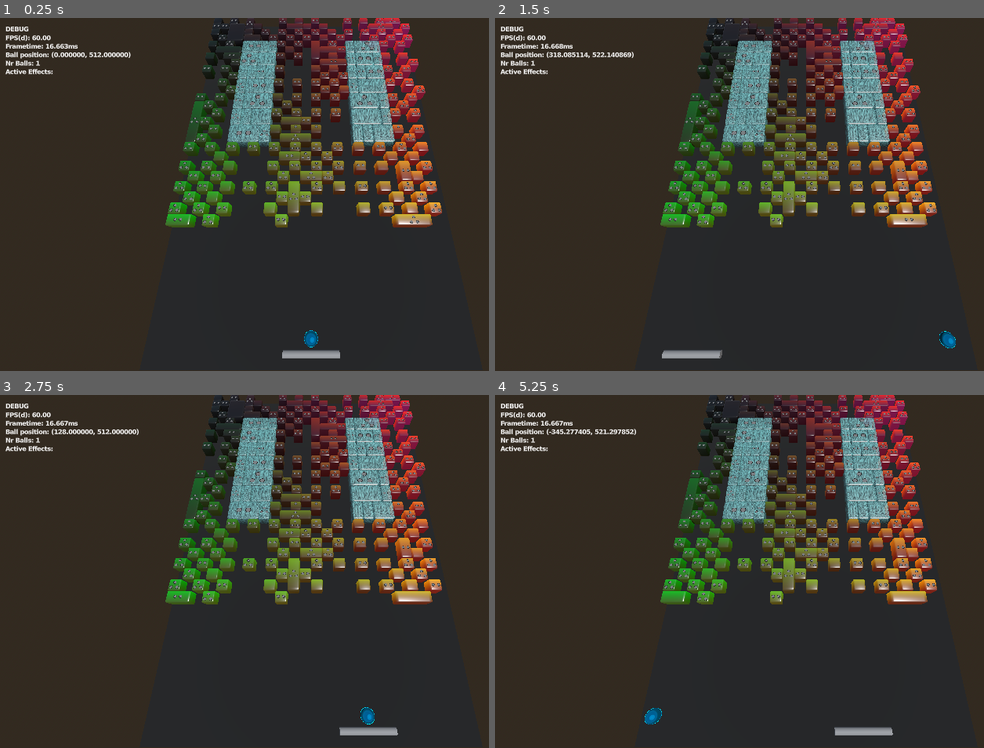
Above: before the commit, frames 1-4 (two rows, left to right).
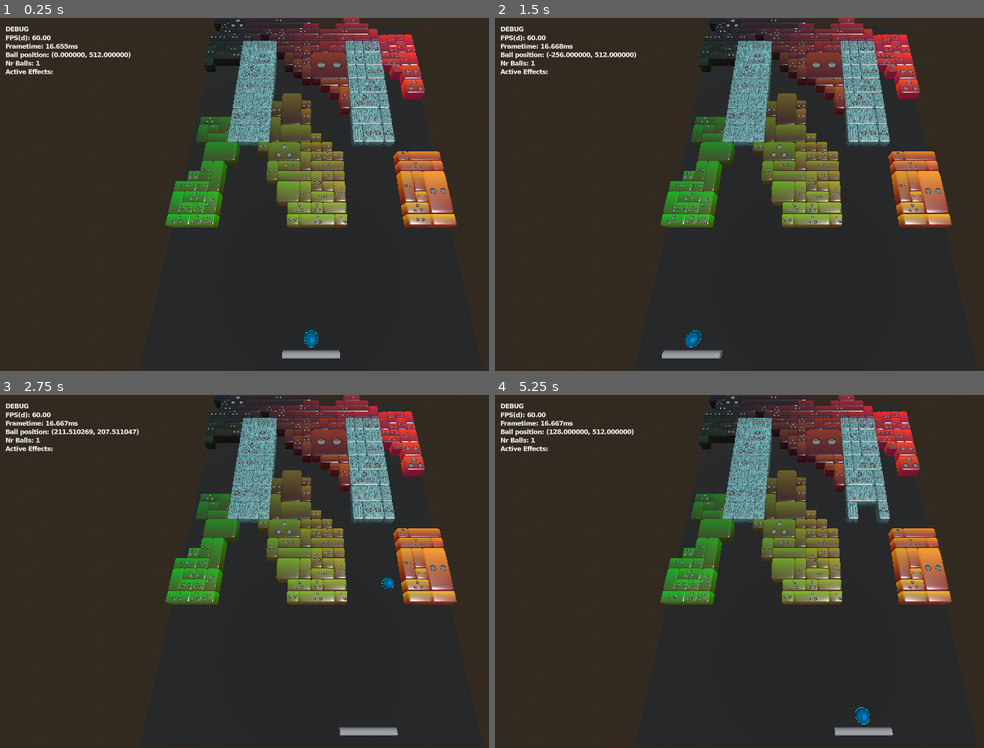
Above: after the commit, the same moments.

Repository: Tom3s/brick-breaker-reborn
Game: Godot game, scene res://test_files/3d_base_scene.tscn
Two runs of this game, one before a commit and one after it. Both use one fixed random seed, a clock stepped at 60 frames per second and the inputs below. The project has no main scene, so this scene is started directly.
Inputs (mouse positions are in pixels of both pictures, inside the frame that each line leads up to):
- Up to frame 1 (0.25 s): no input
- Up to frame 2 (1.5 s): tap Enter at 0.5 s; move the mouse to (944, 176) at 0.52 s; click (944, 176) at 0.6 s; move the mouse to (680, 212) at 1.27 s; click (680, 212) at 1.35 s
- Up to frame 3 (2.75 s): move the mouse to (371, 493) at 2.02 s; click (371, 493) at 2.1 s
- Up to frame 4 (5.25 s): move the mouse to (773, 642) at 2.77 s; click (773, 642) at 2.85 s; move the mouse to (outside the picture) at 3.52 s; click (outside the picture) at 3.6 s; tap Space at 4.25 s; move the mouse to (617, 518) at 4.27 s; click (617, 518) at 4.35 s; move the mouse to (837, 571) at 5.02 s; click (837, 571) at 5.1 s

The runs differ from the first frame. In frame 1, 16% of the frame differs, in the area x 12-94%, y 0-60%; in frame 2, 16%, in the area x 11-95%, y 0-94%; in frame 3, 16%; in frame 4, 16%.

Commit message:
Working gun powerup

Diff:
--- a/MouseInputHandler.gd
+++ b/MouseInputHandler.gd
@@ -10,6 +10,7 @@
 
 func _process(delta: float) -> void:
 	# TODO: handle mouse hiding properly
+	action_just_pressed = false
 	if Input.is_action_just_pressed("ui_cancel"):
 		if Input.mouse_mode == Input.MOUSE_MODE_VISIBLE:
 			Input.mouse_mode = Input.MOUSE_MODE_CAPTURED
--- a/game_logic/BreakableBlock.gd
+++ b/game_logic/BreakableBlock.gd
@@ -91,6 +91,11 @@
 
 	asset_ref.set_hp(health)
 
+func hit_block_dmg(damage: int) -> void:
+	health -= damage
+
+	asset_ref.set_hp(health)
+
 func is_broken() -> bool:
 	return health <= 0
 
--- a/game_logic/Paddle.gd
+++ b/game_logic/Paddle.gd
@@ -34,3 +34,9 @@
 		position.x = - limits
 
 	position.y = (BreakableGrid.GRID_SIZE.y / 2 - 1) * BreakableGrid.CELL_SIZE
+
+func get_left_side() -> Vector2:
+	return position - Vector2(size / 2, 0)
+
+func get_right_side() -> Vector2:
+	return position + Vector2(size / 2, 0)
--- a/game_logic/Powerup.gd
+++ b/game_logic/Powerup.gd
@@ -10,6 +10,14 @@
 	LASER,
 	GUN,
 }
+
+static var weights: PackedInt32Array = [
+	0,
+	2,
+	2,
+	1,
+	2,
+]
 
 var ball_multiply_value: int = 3
 
@@ -118,3 +126,24 @@
 			laser_shot = true
 		else:
 			laser_shot = false
+
+static func get_weighted_powerup(n: float) -> Type:
+	var total_weight: int
+	for w in weights:
+		total_weight += w
+
+	var partial_weight: float = n * total_weight
+	var current_weight: int = 0
+
+	for i in weights.size():
+		current_weight += weights[i]
+		if current_weight > partial_weight:
+			LoggerMogyi.log(null, "Selected %s with (%d/%d) for %.3f" % [
+				Type.keys()[i].capitalize(),
+				partial_weight,
+				total_weight,
+				n
+			])
+			return i as Type
+
+	return Type.NONE
--- /dev/null
+++ b/game_logic/Projectile.gd
@@ -0,0 +1,25 @@
+extends Node
+class_name Projectile
+
+enum Type {
+	NONE,
+	GUN_BULLET,
+}
+
+static var GUN_BULLET_VELOCITY: Vector2 = Vector2.UP * BreakableGrid.GRID_SIZE.y * BreakableGrid.CELL_SIZE * 2
+
+var type: Type = Type.NONE
+
+var position: Vector2
+var velocity: Vector2
+
+var asset_ref: Node3D
+
+func move(delta: float) -> void:
+	position += velocity * delta
+
+func init_type(init_type: Type) -> void:
+	type = init_type
+
+	if type == Type.GUN_BULLET:
+		velocity = GUN_BULLET_VELOCITY
--- a/global/Global.gd
+++ b/global/Global.gd
@@ -24,6 +24,8 @@
 
 	var powerups: Array[Powerup]
 	var active_powerups: Array[Powerup]
+
+	var projectiles: Array[Projectile]
 
 	func _init() -> void:
 		block_bitmap.resize(BreakableGrid.GRID_SIZE.x * BreakableGrid.GRID_SIZE.y)
@@ -66,11 +68,13 @@
 	var FLAG_FIREBALL_ACTIVE: bool = false
 	var LASER_ACTIVE: bool = false
 	var LASER_COOLDOWN: float = 0.0
+	var GUN_ACTIVE: bool = false
 
 	func set_flags() -> void:
 		FLAG_FIREBALL_ACTIVE = false
 		LASER_ACTIVE = false
 		LASER_COOLDOWN = -1.0
+		GUN_ACTIVE = false
 
 		for powerup: Powerup in active_powerups:
 			if powerup.type == Powerup.Type.FIRE_BALL:
@@ -78,6 +82,8 @@
 			elif powerup.type == Powerup.Type.LASER:
 				LASER_ACTIVE = true
 				LASER_COOLDOWN = max(powerup.time_left, LASER_COOLDOWN)
+			elif powerup.type == Powerup.Type.GUN:
+				GUN_ACTIVE = true
 
 		if FLAG_FIREBALL_ACTIVE != FLAG_FIREBALL_WAS_ACTIVE:
 			if FLAG_FIREBALL_ACTIVE:
@@ -105,3 +111,6 @@
 	# this function only exists, so that later Skills can influence this value
 	static func get_laser_damage() -> int:
 		return 3
+
+	static func get_gun_damage() -> int:
+		return 100
--- a/global/LoggerMogyi.gd
+++ b/global/LoggerMogyi.gd
@@ -36,7 +36,12 @@
 	var severity_str: String = Severity.keys()[severity].capitalize()
 
 	# add script name
-	var caller_script_str: String = caller.get_script().resource_path.get_file()
+	var caller_script_str: String
+	if caller != null:
+		caller_script_str = caller.get_script().resource_path.get_file()
+	else:
+		# TODO: resolve static func calls
+		caller_script_str = "static call"
 
 	var final_message: String = "[%s][%s][%s] %s" % [
 		timestamp_str,
--- a/map_generator/MapGenerator.gd
+++ b/map_generator/MapGenerator.gd
@@ -287,19 +287,11 @@
 			block.pos_on_grid = Vector2(x, y)
 			block.health = int(rng.get_float() * 3) + 1
 			block.prepare_collision()
-			if rng.get_float() < .10:
+			if rng.get_float() < .05:
 				block.has_powerup = true
 				block.powerup = Powerup.new()
 
-				block.powerup.type = Powerup.Type.GUN
-
-				# if rng.get_float() < .25:
-				# 	block.powerup.type = Powerup.Type.BALL_MULTIPLY
-				# 	block.powerup.ball_multiply_value = int(rng.get_float() * 3) + 2
-				# elif rng.get_float() < .5:
-				# 	block.powerup.type = Powerup.Type.LASER
-				# else:
-				# 	block.powerup.type = Powerup.Type.FIRE_BALL
+				block.powerup.type = Powerup.get_weighted_powerup(rng.get_float())
 
 			result.push_back(block)
 
--- a/test_files/3d_base_scene.gd
+++ b/test_files/3d_base_scene.gd
@@ -4,6 +4,7 @@
 @onready var ball_mesh_scene: PackedScene = preload("res://visuals/BallMesh.tscn")
 @onready var block_mesh_scene: PackedScene = preload("res://visuals/BlockMesh.tscn")
 @onready var powerup_asset_scene: PackedScene = preload("res://visuals/PowerupAsset.tscn")
+@onready var gun_bullet_asset_scene: PackedScene = preload("res://visuals/GunBullet.tscn")
 
 @onready var sfx_player: SFXPlayer = %SFXPlayer
 # @onready var ball_mesh: MeshInstance3D = %BallMesh
@@ -12,6 +13,7 @@
 @onready var paddle_mesh: MeshInstance3D = %PaddleMesh
 @onready var laser_asset: LaserAsset = %LaserAsset
 @onready var block_parent: Node3D = %Blocks
+@onready var projectile_parent: Node3D = %Projectiles
 @onready var mouse_input_handler: MouseInputHandler = %MouseInputHandler
 
 @onready var debug_parent: Node3D = %Debug
@@ -75,8 +77,8 @@
 	#region
 	map_generator.add_uv_to_color()
 	map_generator.add_perlin_noise()
-	# # map_generator.treshold_grayscale(0.5)
-	map_generator.dither_grayscale()
+	map_generator.treshold_grayscale(0.5)
+	# map_generator.dither_grayscale()
 	# map_generator.slice_y(0, 24)
 	# # map_generator.slice_x(0, 10)
 	# # generate_map_from_array(map_generator.convert_with_horizontal_merge(3))
@@ -216,7 +218,7 @@
 
 				if block.is_broken():
 					break
-
+			# TODO: use damage_block_and_clear()
 			if block != null && block.is_broken():
 				if block.has_powerup:
 					block.has_powerup = false
@@ -295,28 +297,55 @@
 				var x: int = floorf((context.paddle.position.x + (grid_unit_size.x / 2)) / BreakableGrid.CELL_SIZE)
 				var block: BreakableBlock = context.get_block_at(x, y)
 
-				if block == null:
-					continue
-
-				block.hit_block_laser(context)
-
-				if block != null && block.is_broken():
-					if block.has_powerup:
-						block.has_powerup = false
-						spawn_powerup(block)
-
-					context.broken_block_count += 1
-
-					block.asset_ref.queue_free()
-					context.remove_block(block)
+				damage_block_and_clear(block, context.get_laser_damage())
 
 			sfx_player.play_laser_shot()
-
 
 	for powerup: Powerup in disable_effect_queue:
 		context.active_powerups.erase(powerup)
 
-	# update powerups
+	if context.GUN_ACTIVE && mouse_input_handler.action_just_pressed:
+		LoggerMogyi.log(self, "Shooting with active GUN powerup")
+		spawn_gun_projectiles()
+
+	# update projectiles
+	#
+	# oooooooooo oooooooooo    ooooooo  ooooo ooooooooooo  oooooooo8 ooooooooooo ooooo ooooo       ooooooooooo  oooooooo8
+	#  888    888 888    888 o888   888o 888   888    88 o888     88 88  888  88  888   888         888    88  888
+	#  888oooo88  888oooo88  888     888 888   888ooo8   888             888      888   888         888ooo8     888oooooo
+	#  888        888  88o   888o   o888 888   888    oo 888o     oo     888      888   888      o  888    oo          888
+	# o888o      o888o  88o8   88ooo88   888  o888ooo8888 888oooo88     o888o    o888o o888ooooo88 o888ooo8888 o88oooo888
+	#                                 8o888
+
+	var proj_marked_for_remove: Array[Projectile] = []
+	for projectile: Projectile in context.projectiles:
+		projectile.move(safe_delta)
+
+		if projectile.type == Projectile.Type.GUN_BULLET:
+			# TODO: could make a function that turns {game world space} -> {grid index}
+			var idx2: Vector2 = ((projectile.position + (grid_unit_size / 2)) / BreakableGrid.CELL_SIZE).floor()
+			var block: BreakableBlock = context.get_block_at(idx2.x, idx2.y)
+
+			if damage_block_and_clear(block, context.get_gun_damage()):
+				proj_marked_for_remove.push_back(projectile)
+
+	for projectile: Projectile in proj_marked_for_remove:
+		projectile.asset_ref.queue_free()
+		context.projectiles.erase(projectile)
+
+
+
+	# https://patorjk.com/software/taag/#p=display&f=O8
+	#
+	# ooooo  oooo ooooo  oooooooo8 ooooo  oooo    o      ooooo        oooooooo8
+	#  888    88   888  888         888    88    888      888        888
+	#   888  88    888   888oooooo  888    88   8  88     888         888oooooo
+	#    88888     888          888 888    88  8oooo88    888      o         888
+	#     888     o888o o88oooo888   888oo88 o88o  o888o o888ooooo88 o88oooo888
+
+
+
+	# update powerup pickups
 	for powerup: Powerup in context.powerups:
 		powerup.move(safe_delta)
 		powerup.asset.position.x = powerup.position.x
@@ -357,6 +386,10 @@
 		else:
 			ball.asset_ref.set_flame(false)
 
+	for projectile: Projectile in context.projectiles:
+		projectile.asset_ref.global_position.x = projectile.position.x
+		projectile.asset_ref.global_position.z = projectile.position.y
+		projectile.asset_ref.global_position.y = BreakableGrid.CELL_SIZE / 2.0
 
 	paddle_mesh.global_position.x = context.paddle.position.x
 	paddle_mesh.global_position.z = context.paddle.position.y
@@ -528,3 +561,40 @@
 	powerup.asset = asset
 
 	context.powerups.push_back(powerup)
+
+func spawn_gun_projectiles() -> void:
+	var p: Projectile = Projectile.new()
+	p.init_type(Projectile.Type.GUN_BULLET)
+	p.position = context.paddle.get_left_side()
+	var asset: Node3D = gun_bullet_asset_scene.instantiate()
+	projectile_parent.add_child(asset)
+	p.asset_ref = asset
+	context.projectiles.push_back(p)
+
+	p = Projectile.new()
+	p.init_type(Projectile.Type.GUN_BULLET)
+	p.position = context.paddle.get_right_side()
+	asset = gun_bullet_asset_scene.instantiate()
+	projectile_parent.add_child(asset)
+	p.asset_ref = asset
+	context.projectiles.push_back(p)
+
+func damage_block_and_clear(block: BreakableBlock, damage: int) -> bool:
+	if block == null:
+		return false
+
+	block.hit_block_dmg(damage)
+
+	if block != null && block.is_broken():
+		if block.has_powerup:
+			block.has_powerup = false
+			spawn_powerup(block)
+
+		context.broken_block_count += 1
+
+		block.asset_ref.queue_free()
+		context.remove_block(block)
+
+		return true
+
+	return false
--- a/test_files/3d_base_scene.tscn
+++ b/test_files/3d_base_scene.tscn
@@ -34,6 +34,12 @@
 [node name="Powerups" type="Node3D" parent="."]
 unique_name_in_owner = true
 
+[node name="Projectiles" type="Node3D" parent="."]
+unique_name_in_owner = true
+
+[node name="Blocks" type="Node3D" parent="."]
+unique_name_in_owner = true
+
 [node name="PaddleMesh" type="MeshInstance3D" parent="."]
 unique_name_in_owner = true
 transform = Transform3D(-4.371139e-08, -1, 0, 1, -4.371139e-08, 0, 0, 0, 1, 0, 0, 0)
@@ -61,9 +67,6 @@
 fov = 69.3
 size = 1024.0
 
-[node name="Blocks" type="Node3D" parent="."]
-unique_name_in_owner = true
-
 [node name="MouseInputHandler" type="Node" parent="."]
 unique_name_in_owner = true
 script = ExtResource("2_bcu1a")
--- /dev/null
+++ b/visuals/GunBullet.tscn
@@ -0,0 +1,11 @@
+[gd_scene load_steps=2 format=3 uid="uid://bpv23r0yyvo13"]
+
+[sub_resource type="CapsuleMesh" id="CapsuleMesh_h7sj2"]
+radius = 8.0
+height = 64.0
+
+[node name="GunBullet" type="Node3D"]
+
+[node name="Mesh" type="MeshInstance3D" parent="."]
+transform = Transform3D(1, 0, 0, 0, -4.371139e-08, 1, 0, -1, -4.371139e-08, 0, 0, 26)
+mesh = SubResource("CapsuleMesh_h7sj2")
Not shown, added: game_logic/Projectile.gd.uid
